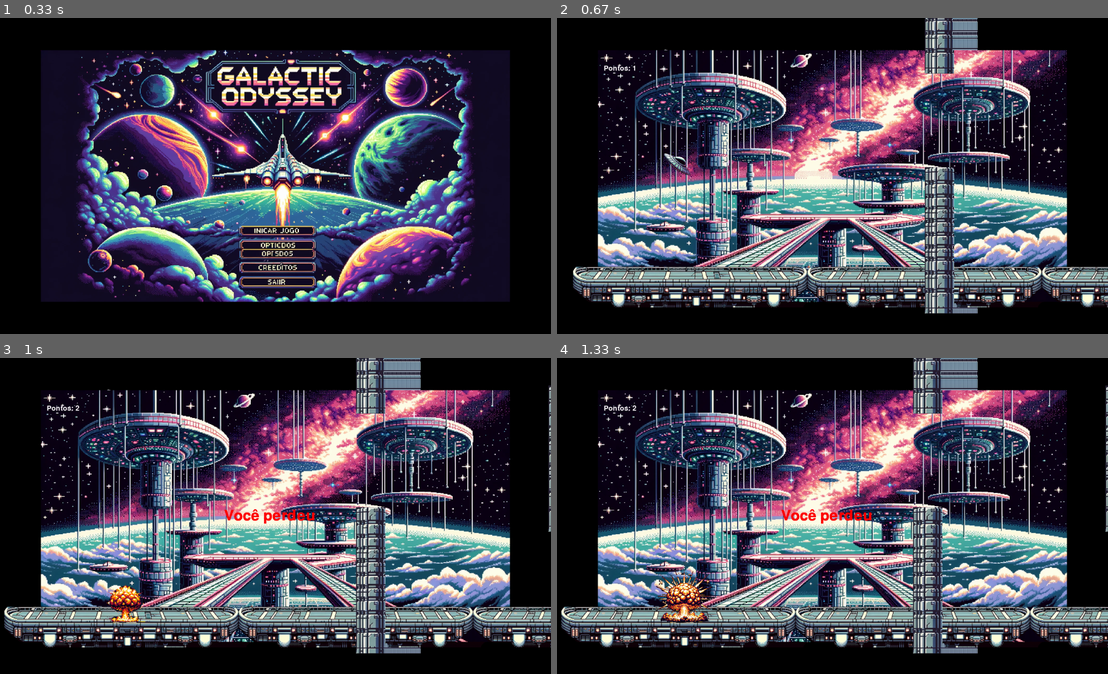
Above: before the commit, frames 1-4 (two rows, left to right).
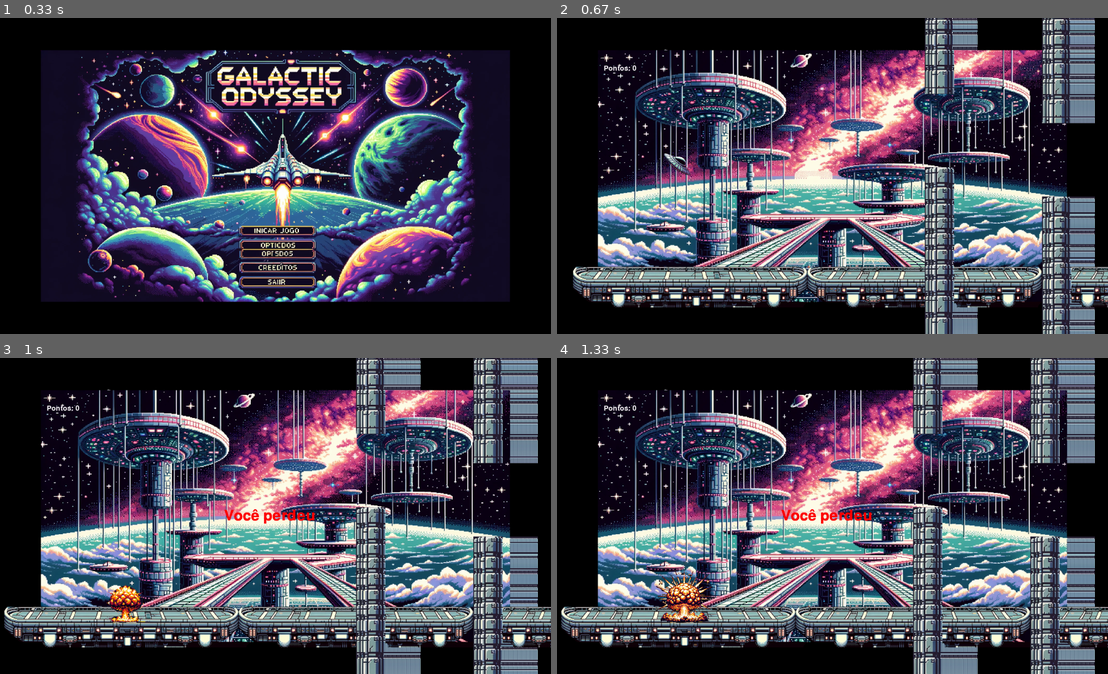
Above: after the commit, the same moments.

Repository: insper-classroom/projeto-pygame-amarelo
Game: pygame game, started from codigo/main.py
The game is run twice, just before and just after one commit, with the same random seed, the same clock (stepped at 60 frames per second) and the same inputs.
Inputs (mouse positions are in pixels of both pictures, inside the frame that each line leads up to):
- Up to frame 1 (0.33 s): no input
- Up to frame 2 (0.67 s): click (832, 229) at 0.38 s
- Up to frame 3 (1 s): hold Up from 0.67 s (still down); move the mouse to (269, 538) at 0.7 s
- Up to frame 4 (1.33 s): release Up at 1.13 s

Frame 1 is identical in both runs. In frame 2, 9.5% of the frame differs, in the area x 13-98%, y 0-100%; in frame 3, 11%, in the area x 13-100%, y 0-100%; in frame 4, 11%.

Commit message:
estruturas completas

Diff:
--- a/codigo/game.py
+++ b/codigo/game.py
@@ -21,6 +21,7 @@
         self.start_time = pygame.time.get_ticks()
         self.explosion_animation = ExplosionAnimation(self.window)
         self.contagem = 0
+        self.obstacles = Obstacle(self.window)
 
         # musica
         pygame.mixer.init()
@@ -91,7 +92,11 @@
                             pygame.display.flip()
 
 
-                        self.pontuação = (3 * elapsed_time) + (1.4 ** (elapsed_time * 0.6))
+                        for obstacle in obstacles.obstacles:
+                            if not obstacle['type'] == 'platform':
+                                if nave.x > obstacle['x'] + obstacle['hitbox'].width and not obstacle['passed']:
+                                    self.pontuação += 0.5 # Incremente a pontuação
+                                    obstacle['passed'] = True
                         # Atualizar objetos do jogo aqui
                         self.window.blit(self.fundo, (180, 110))
                         obstacles.update()
--- a/codigo/main.py
+++ b/codigo/main.py
@@ -16,12 +16,22 @@
     obstacles.initialize_obstacle('platform', 980, 850)
     obstacles.initialize_obstacle('platform', 1780, 850)
     obstacles.initialize_obstacle('platform', 2580, 850)
-    obstacles.initialize_obstacle('clif', 1380, 510, width=100, height=500)
-    obstacles.initialize_obstacle('nuddle', 1380, -310, width=100, height=500)
-    obstacles.initialize_obstacle('nuddle', random.randint(1980, 2080), random.randint(80, 110), width=100, height=500)
-    obstacles.initialize_obstacle('clif', random.randint(2380, 2480), random.randint(510, 610), width=100, height=500)
-    obstacles.initialize_obstacle('nuddle', random.randint(2980, 3080), random.randint(-90, 10), width=100, height=500)
-    obstacles.initialize_obstacle('clif', random.randint(3680, 3780),random.randint(400, 500), width=100, height=500)
-    obstacles.initialize_obstacle('nuddle', random.randint(4280, 4380), 110, width=100, height=500)
-    obstacles.initialize_obstacle('clif', 4680, 510, width=100, height=500)
+    obstacles.initialize_obstacle('clif', 1380, 510, width=100, height=600)
+    obstacles.initialize_obstacle('nuddle', 1380, -310, width=100, height=570)
+    obstacles.initialize_obstacle('clif', 1780, 610, width=100, height=600)
+    obstacles.initialize_obstacle('nuddle', 1780, -210, width=100, height=570)
+    obstacles.initialize_obstacle('clif', 2180, 710, width=100, height=600)
+    obstacles.initialize_obstacle('nuddle', 2180, -110, width=100, height=570)
+    obstacles.initialize_obstacle('clif', 2680, 610, width=100, height=600)
+    obstacles.initialize_obstacle('nuddle', 2680, -210, width=100, height=570)
+    obstacles.initialize_obstacle('clif', 3080, 410, width=100, height=600)
+    obstacles.initialize_obstacle('nuddle', 3080, -410, width=100, height=570)
+    obstacles.initialize_obstacle('clif', 3480, 310, width=100, height=600)
+    obstacles.initialize_obstacle('nuddle', 3480, -510, width=100, height=570)
+    obstacles.initialize_obstacle('clif', 3880, 610, width=100, height=600)
+    obstacles.initialize_obstacle('nuddle', 3880, -210, width=100, height=570)
+    obstacles.initialize_obstacle('clif', 4280, 810, width=100, height=650)
+    obstacles.initialize_obstacle('nuddle', 4280, -10, width=100, height=570)
+    obstacles.initialize_obstacle('clif', 4680, 710, width=100, height=600)
+    obstacles.initialize_obstacle('nuddle', 4680, -110, width=100, height=570)
     game.run(obstacles, nave, menu, explosion_animation)
--- a/codigo/obstaculo.py
+++ b/codigo/obstaculo.py
@@ -8,6 +8,7 @@
         """
         self.window = window
         self.obstacles = []
+        self.passed = False
     def initialize_obstacle(self, obstacle_type, x, y, width=None, height=None):
         """
         Inicializa um obstáculo.
@@ -36,6 +37,7 @@
             'y': y,
             'image': image,
             'hitbox': hitbox,
+            'passed': False,
         }
         obstacle_images['mask'] = pygame.mask.from_surface(obstacle_images['image'])
         self.obstacles.append(obstacle_images)
